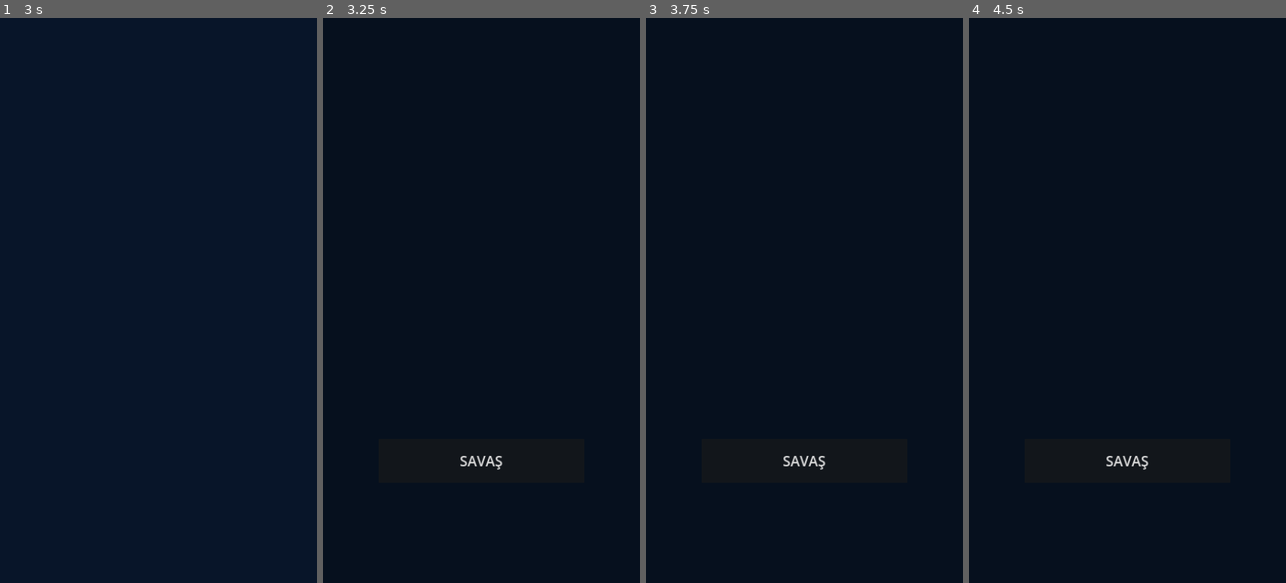
Above: before the commit, frames 1-4 (left to right).
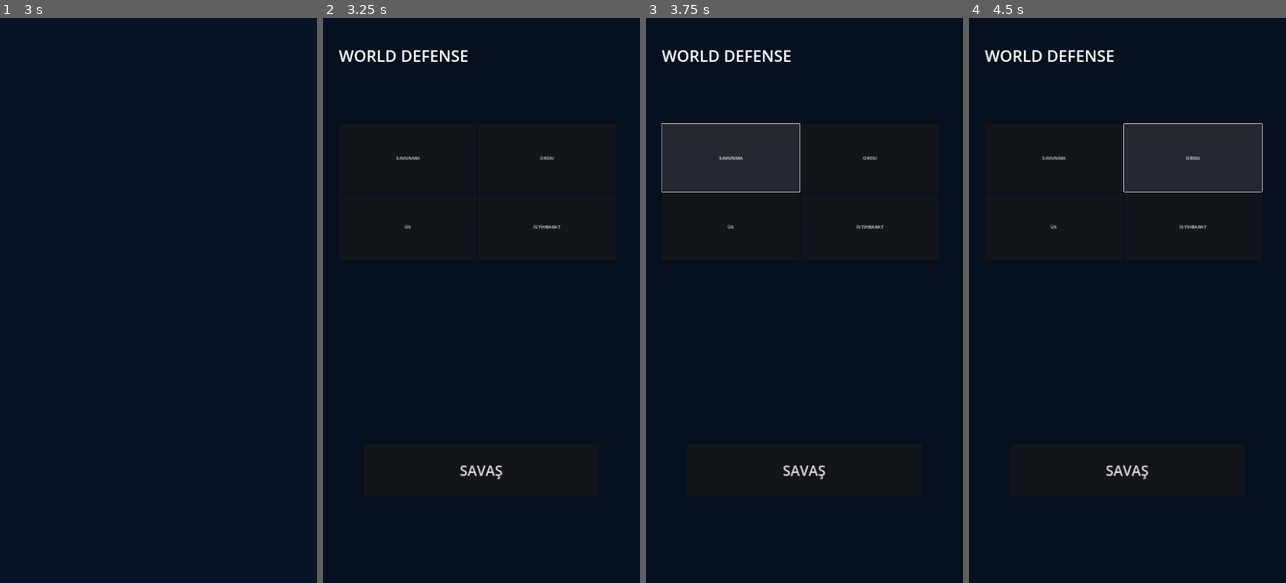
Above: after the commit, the same moments.

Repository: olcereray2-ship-it/world-defense
Game: Godot game, scene res://scenes/Boot.tscn
Two runs of this game, one before a commit and one after it. Both use one fixed random seed, a clock stepped at 60 frames per second and the inputs below.
Inputs (mouse positions are in pixels of both pictures, inside the frame that each line leads up to):
- Up to frame 1 (3 s): no input
- Up to frame 2 (3.25 s): no input
- Up to frame 3 (3.75 s): click (731, 159) at 3.5 s, where only the run after the commit has a clickable "SAVUNMA"
- Up to frame 4 (4.5 s): click (1194, 159) at 4.25 s, where only the run after the commit has a clickable "ORDU"

Frame 1 is identical in both runs. In frame 2, 0.9% of the frame differs, in the area x 4-76%, y 5-82%; in frame 3, 6.2%; in frame 4, 6.3%, in the area x 4-93%, y 5-82%.

Commit message:
Integrate playable scenes/MainMenu.tscn

Diff:
--- a/scenes/MainMenu.tscn
+++ b/scenes/MainMenu.tscn
@@ -14,11 +14,48 @@
 anchor_right=1.0
 anchor_bottom=1.0
 color=Color(0.025,0.065,0.12,1)
+[node name="Title" type="Label" parent="."]
+offset_left=54.0
+offset_top=90.0
+offset_right=1026.0
+offset_bottom=180.0
+text="WORLD DEFENSE"
+theme_override_font_sizes/font_size=54
+[node name="Stats" type="Label" parent="."]
+offset_left=54.0
+offset_top=205.0
+offset_right=1026.0
+offset_bottom=285.0
+theme_override_font_sizes/font_size=28
+[node name="Cards" type="GridContainer" parent="."]
+offset_left=54.0
+offset_top=360.0
+offset_right=1026.0
+offset_bottom=1000.0
+columns=2
+[node name="Defense" type="Button" parent="Cards"]
+custom_minimum_size=Vector2(470,230)
+text="SAVUNMA"
+[node name="Army" type="Button" parent="Cards"]
+custom_minimum_size=Vector2(470,230)
+text="ORDU"
+[node name="Base" type="Button" parent="Cards"]
+custom_minimum_size=Vector2(470,230)
+text="ÜS"
+[node name="Intel" type="Button" parent="Cards"]
+custom_minimum_size=Vector2(470,230)
+text="İSTİHBARAT"
 [node name="Play" type="Button" parent="."]
-layout_mode=0
-offset_left=190.0
-offset_top=1430.0
-offset_right=890.0
-offset_bottom=1580.0
+offset_left=140.0
+offset_top=1450.0
+offset_right=940.0
+offset_bottom=1625.0
 text="SAVAŞ"
 theme_override_font_sizes/font_size=48
+[node name="Offline" type="Label" parent="."]
+offset_left=140.0
+offset_top=1660.0
+offset_right=940.0
+offset_bottom=1720.0
+horizontal_alignment=1
+theme_override_font_sizes/font_size=24
